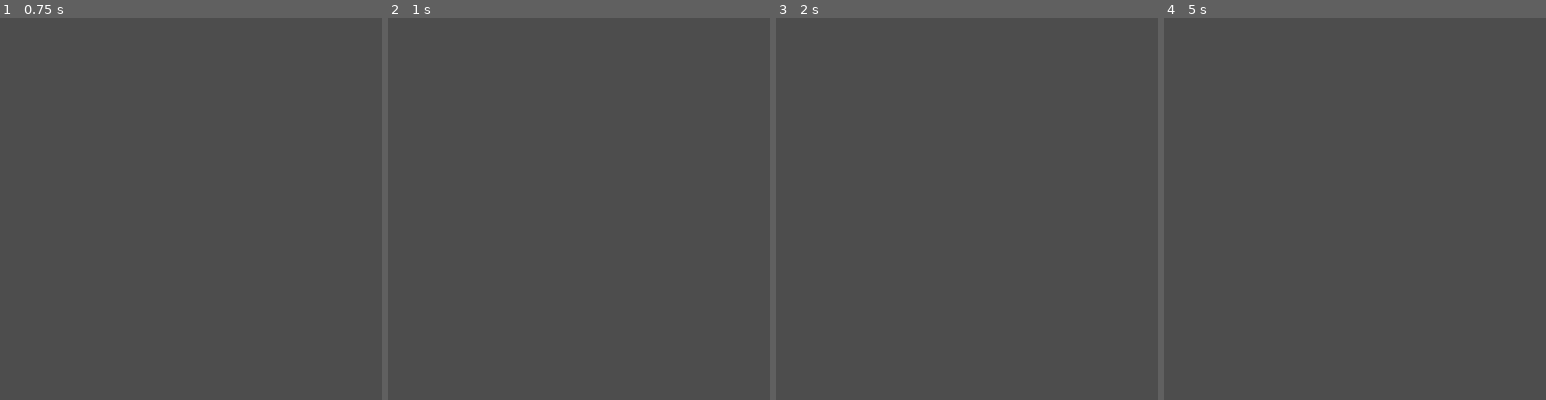
Above: before the commit, frames 1-4 (left to right).
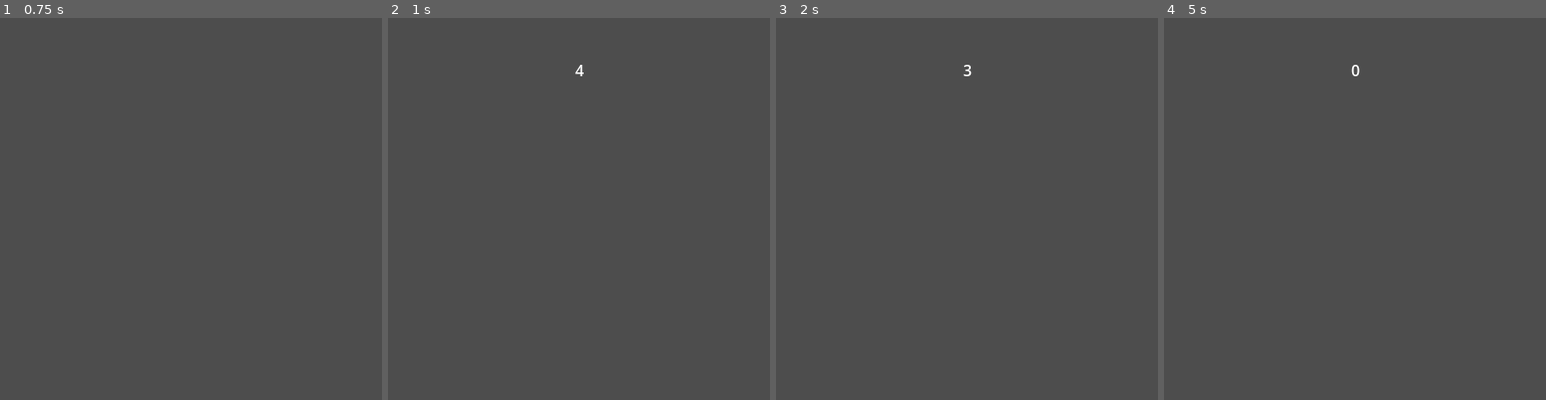
Above: after the commit, the same moments.

Repository: Thomas-Casadevall/GMTK2026
Game: Godot game, scene res://main_screen.tscn
Same seed, same stepped clock (60 frames per second), same inputs: the game is played once before the commit and once after it. The engine's default icon, where the game draws it, is replaced by a stand-in: a white triangle on a blue panel in a dark square.
Inputs:
- Up to frame 1 (0.75 s): tap Enter at 0.5 s; tap Space at 0.6 s
- Up to frame 2 (1 s): tap Space at 0.77 s
- Up to frame 3 (2 s): tap Space at 1.07, 1.25, 1.35, 1.52, 1.82 s
- Up to frame 4 (5 s): tap Enter at 2, 3.5 s; tap Space at 2.1, 2.75, 2.85, 3.02, 3.32, 3.6, 3.77, 4.07, 4.25, 4.35, 4.52, 4.82 s
The pictures show only the part of the screen within x 24-74%, y 0-50%; the shares and areas given below are measured in that part.

Frame 1 is identical in both runs. In frame 2, less than 0.1% of the frame differs, in the area x 49-52%, y 12-16%; in frame 3, less than 0.1%; in frame 4, less than 0.1%.

Commit message:
Addind rocket launch mechanic

Diff:
--- a/main_screen.gd
+++ b/main_screen.gd
@@ -3,6 +3,8 @@
 #var screens: Array[Node2D]
 
 var main_timer:Timer;
+
+var list_space_scenes = []
 
 var space_screen_scene = preload("res://space_screen.tscn")
 
@@ -21,8 +23,16 @@
 
 func add_screen() -> void:
 	var scene = space_screen_scene.instantiate()
+	list_space_scenes.append(scene)
 	add_child(scene)
 	main_timer.timeout.connect(scene.countdown)
 	print("on ajoute une scene")
 
 	pass
+
+
+func _unhandled_input(event):
+	if event is InputEventKey:
+		if event.pressed and event.keycode == KEY_SPACE:
+			for scene in list_space_scenes:
+				scene.space_key_pressed()
--- a/space_screen.gd
+++ b/space_screen.gd
@@ -1,6 +1,10 @@
 extends Node2D
 
 var count:int;
+
+var is_launched = false
+var is_crashed = true
+
 # Called when the node enters the scene tree for the first time.
 func _ready() -> void:
 	count = 5;
@@ -12,7 +16,18 @@
 	pass
 
 func countdown() -> void:
-	print("je descend de 1 !, reste : ", count)
-	count -=1;
-	print(self.get_instance_id())
-	pass
+	if is_launched == false:
+		count -=1;
+		$Countdown_container/Countdown_label.text = str(count)
+		print("je descend de 1 !, reste : ", count)
+		print(self.get_instance_id())
+
+		if count < 0:
+			is_crashed = true
+			$Countdown_container/Countdown_label.text = "Crashed !"
+
+func space_key_pressed():
+	print("scene received space")
+	if count == 0:
+		$Countdown_container/Countdown_label.text = "Launched !"
+		is_launched = true
--- a/space_screen.tscn
+++ b/space_screen.tscn
@@ -8,3 +8,11 @@
 
 [node name="Sprite_fusee" type="Sprite2D" parent="." unique_id=1442090677]
 texture = ExtResource("2_7tajh")
+
+[node name="Countdown_container" type="HBoxContainer" parent="." unique_id=1108685891]
+offset_right = 794.0
+offset_bottom = 110.0
+alignment = 1
+
+[node name="Countdown_label" type="Label" parent="Countdown_container" unique_id=13551825]
+layout_mode = 2
Not shown, added: main_screen.tscn885434469.tmp
